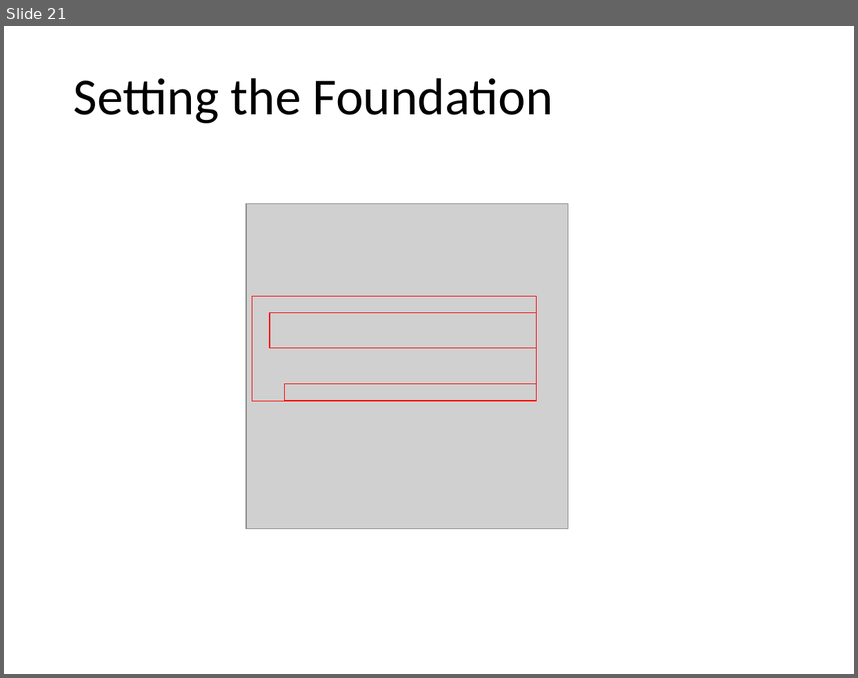
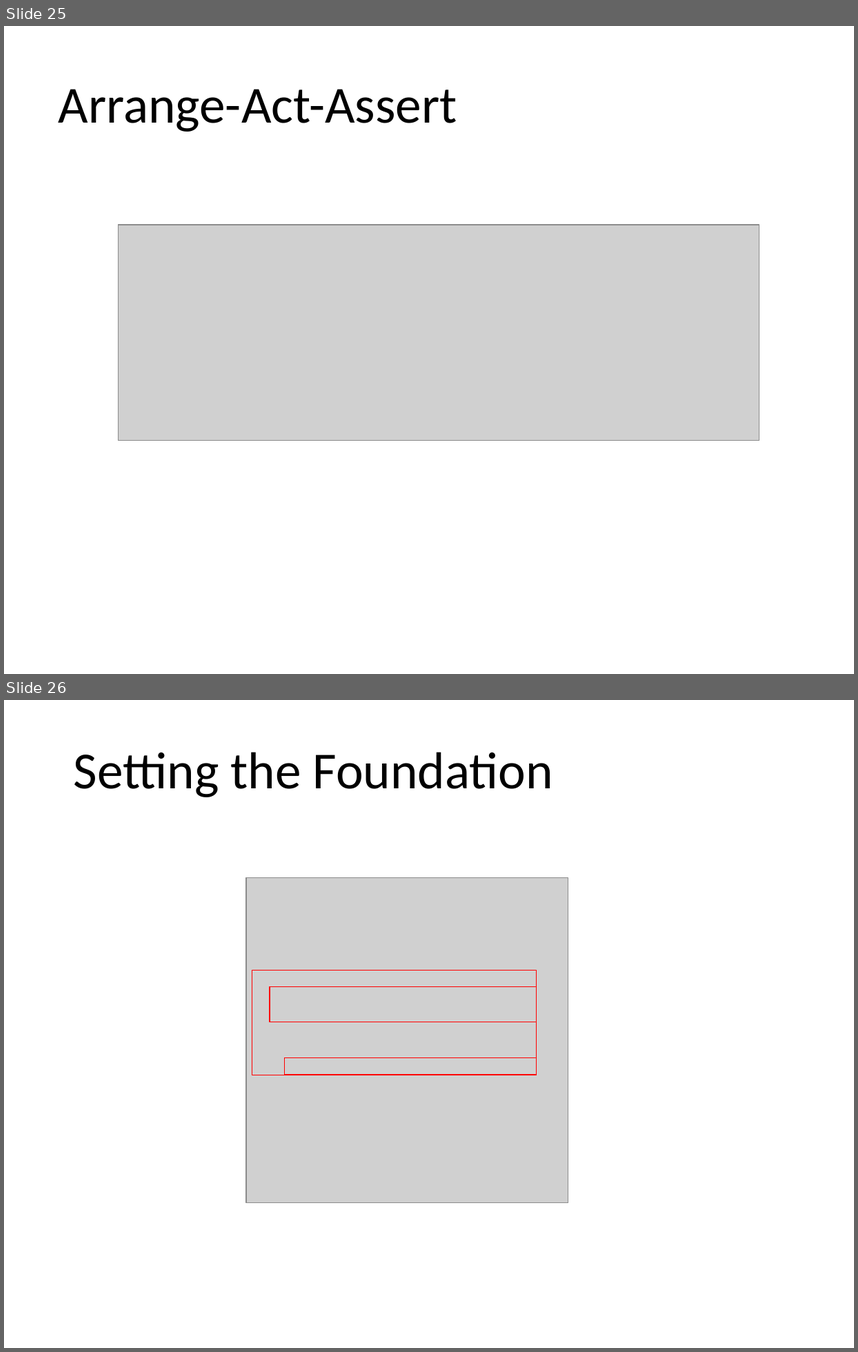
Before and after one commit to kburnell/TestDriving.NET, a slide deck: TestDrivingDotNet.pptx. Shown one above the other, each under a label of ours: slide 21 before the commit, slides 25 and 26 after it. The pictures are 858x678 and 858x1352 pixels, drawn with LibreOffice and Linux fonts; fonts in the diff are those of the drawing; grey boxes stand for pictures; background and template pictures are left out. Boxes give left, top, right and bottom in pixels: in the first picture for what was removed or moved away, otherwise in the second. Text is boxed around its words. In the diff, an @@ line names an element or a change of style, - is before the commit and + after.

```diff
--- a/TestDrivingDotNet.pptx
+++ b/TestDrivingDotNet.pptx
@@ slide 25 added at <box>4,26,854,674</box>, background #FFFFFF @@
@@ title added at <box>59,89,457,132</box>, 46.2 pt, text #000000 @@
+Arrange-Act-Assert
@@ picture added at <box>118,224,760,440</box> @@
@@ what was slide 21 is now slide 26 @@
```
Also in this commit, not shown: 17 slides changed, 5 other slides added, 1 slide removed, 1 other file.
